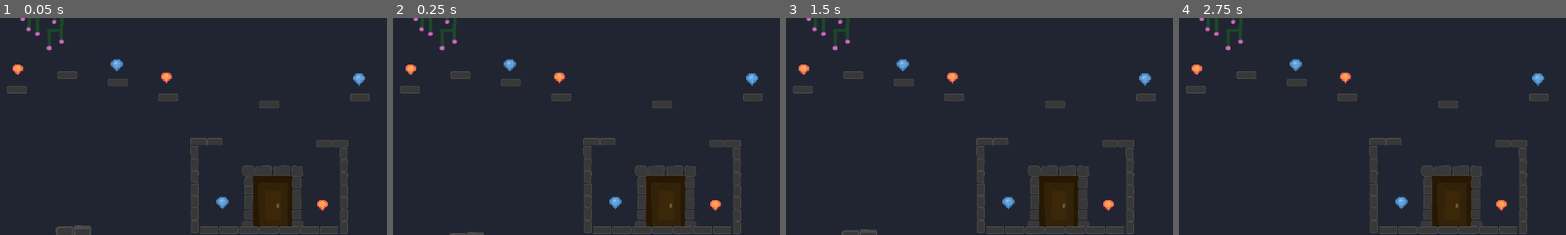
Above: before the commit, frames 1-4 (left to right).
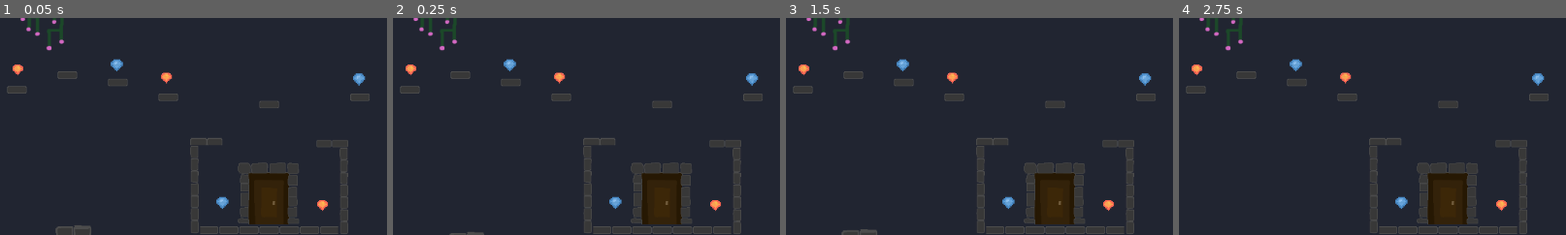
Above: after the commit, the same moments.

Repository: laksha-barath/github-repository
Game: Godot game, scene res://scenes/level3.tscn
Two runs of this game, one before a commit and one after it. Both use one fixed random seed, a clock stepped at 60 frames per second and the inputs below. This scene is started directly instead of the project's main scene.
Inputs (mouse positions are % of the whole screen's width and height, from its top left):
- Up to frame 1 (0.05 s): no input
- Up to frame 2 (0.25 s): no input
- Up to frame 3 (1.5 s): click (93, 24) at 0.5 s; click "RESTART" at 1.25 s
- Up to frame 4 (2.75 s): hold Right (p1_right) from 2.03 s (still down); tap A (p2_left) at 2.1 s; tap Up (p1_jump) at 2.27 s
The pictures show only the part of the screen within x 14-64%, y 14-64%; the shares and areas given below are measured in that part.

The runs differ from the first frame. In frame 1, 1.0% of the frame differs, in the area x 61-79%, y 66-97%; in frame 2, 1.0%; in frame 3, 1.0%; in frame 4, 1.0%.

Commit message:
gem collection sfx
added sfx to the players

Diff:
--- a/new-game-project/scenes/Bullet.tscn.gd
+++ b/new-game-project/scenes/Bullet.tscn.gd
@@ -9,8 +9,8 @@
 func _on_area_entered(area):
 	var player = area.get_parent()
 	if player.is_in_group("players"):
-		await get_tree().create_timer(0.2).timeout
-		get_tree().change_scene_to_file("res://scenes/game_over.tscn")
+		await get_tree().create_timer(0.1).timeout
+		get_tree().reload_current_scene()
 
 
 func _on_visible_on_screen_enabler_2d_screen_exited() -> void:
--- a/new-game-project/scenes/BulletSpawner.gd
+++ b/new-game-project/scenes/BulletSpawner.gd
@@ -16,7 +16,7 @@
 	var y = randf_range(50, 670)
 
 	if randi() % 2 == 0:
-		bullet.position = Vector2(-20, y)
+		bullet.position = Vector2(100, y)
 		bullet.direction = Vector2.RIGHT
 	else:
 		bullet.position = Vector2(1300, y)
--- a/new-game-project/scenes/bg_music.tscn
+++ b/new-game-project/scenes/bg_music.tscn
@@ -1,4 +1,6 @@
 [gd_scene format=3 uid="uid://ba72tpgnbuoda"]
+
+[ext_resource type="AudioStream" uid="uid://w7b5nki6u8f2" path="res://assets/Tame_Impala_-_Loser_(mp3.pm).mp3" id="1_3sx0t"]
 
 [node name="Control" type="Control" unique_id=1711678437]
 layout_mode = 3
@@ -11,5 +13,6 @@
 
 [node name="AudioStreamPlayer" type="AudioStreamPlayer" parent="." unique_id=1643193221]
 process_mode = 3
+stream = ExtResource("1_3sx0t")
 autoplay = true
 bus = &"Music"
--- a/new-game-project/scenes/fire.tscn
+++ b/new-game-project/scenes/fire.tscn
@@ -2,6 +2,7 @@
 
 [ext_resource type="Script" uid="uid://hcu6eus8pi0u" path="res://scripts/fire.gd" id="1_xqmqg"]
 [ext_resource type="Texture2D" uid="uid://c7uvvxwul16ba" path="res://assets/fire.png" id="2_g5mbl"]
+[ext_resource type="AudioStream" uid="uid://crtfjr0p572db" path="res://assets/driken5482-retro-coin-4-236671.mp3" id="3_g5mbl"]
 
 [sub_resource type="RectangleShape2D" id="RectangleShape2D_rach5"]
 size = Vector2(14, 15)
@@ -29,4 +30,7 @@
 position = Vector2(54, 538)
 shape = SubResource("RectangleShape2D_xqmqg")
 
+[node name="PickUpSound" type="AudioStreamPlayer2D" parent="." unique_id=231056769]
+stream = ExtResource("3_g5mbl")
+
 [connection signal="area_entered" from="Area2D" to="." method="_on_area_2d_area_entered"]
--- a/new-game-project/scenes/level3.tscn
+++ b/new-game-project/scenes/level3.tscn
@@ -19,7 +19,7 @@
 [ext_resource type="PackedScene" uid="uid://b8nr63q64me5y" path="res://scenes/settings_button.tscn" id="17_y1e0c"]
 
 [sub_resource type="RectangleShape2D" id="RectangleShape2D_b72m1"]
-size = Vector2(66, 85.75)
+size = Vector2(66, 76.875)
 
 [sub_resource type="TileSetAtlasSource" id="TileSetAtlasSource_6lxtr"]
 texture = ExtResource("5_7uttt")
@@ -83,11 +83,11 @@
 position = Vector2(3, 0)
 
 [node name="CollisionShape2D" type="CollisionShape2D" parent="door" unique_id=1664765547]
-position = Vector2(563, 368)
+position = Vector2(563, 363.5625)
 shape = SubResource("RectangleShape2D_b72m1")
 
 [node name="Screenshot20260624At12_42_57Pm" type="Sprite2D" parent="door" unique_id=2069990975]
-position = Vector2(571, 359.99997)
+position = Vector2(565, 356)
 scale = Vector2(0.14462404, 0.13585433)
 texture = ExtResource("4_6lxtr")
 
@@ -255,7 +255,7 @@
 label_settings = SubResource("LabelSettings_e40mx")
 metadata/_edit_use_anchors_ = true
 
-[node name="Control2" parent="." unique_id=643046507 instance=ExtResource("16_a114e")]
+[node name="setting_menu" parent="." unique_id=643046507 instance=ExtResource("16_a114e")]
 visible = false
 z_index = 2
 offset_left = 43.0
--- a/new-game-project/scenes/level_3.gd
+++ b/new-game-project/scenes/level_3.gd
@@ -1,5 +1,6 @@
 extends Node2D
 
+var max_gems : int = 5
 var time : int = 0
 var players_at_exit: int = 0
 var max_players: int = 2
@@ -8,9 +9,6 @@
 
 @onready var time_label: Label = $Timer/label4
 @export var timer : Timer
-
-
-
 
 
 func _ready() -> void:
@@ -28,15 +26,17 @@
 
 
 func _on_door_body_entered(body: Node2D) -> void:
-	if body is CharacterBody2D:
-		players_at_exit += 1
-		if players_at_exit >= max_players:
-			get_tree().change_scene_to_file("res://scenes/levels.tscn")
+		if body.gem_counter == max_gems:
+			players_at_exit += 1
+			if players_at_exit >= max_players:
+				get_tree().quit()
 
 
-func _on_door_body_exited(body: Node2D) -> void:
-	players_at_exit -=1
+func _door_exited(body: Node2D) -> void:
+	if body.gem_counter == max_gems:
+		players_at_exit -= 1
+
 
 func _on_button_pressed() -> void:
-	get_node("/root/Node2D/Control2").show()
+	get_node("/root/Node2D/setting_menu").show()
 	get_tree().paused = true
--- a/new-game-project/scenes/water.tscn
+++ b/new-game-project/scenes/water.tscn
@@ -2,6 +2,7 @@
 
 [ext_resource type="Script" uid="uid://8w3bxueubiq6" path="res://scripts/water.gd" id="1_s3811"]
 [ext_resource type="Texture2D" uid="uid://doyuhefwasyfx" path="res://assets/water .png" id="2_p1n2c"]
+[ext_resource type="AudioStream" uid="uid://crtfjr0p572db" path="res://assets/driken5482-retro-coin-4-236671.mp3" id="3_p1n2c"]
 
 [sub_resource type="RectangleShape2D" id="RectangleShape2D_ewrsg"]
 size = Vector2(10, 22)
@@ -29,4 +30,7 @@
 position = Vector2(30, 617)
 shape = SubResource("RectangleShape2D_s3811")
 
+[node name="PickUpSound" type="AudioStreamPlayer2D" parent="." unique_id=1221285466]
+stream = ExtResource("3_p1n2c")
+
 [connection signal="area_entered" from="Area2D" to="." method="_on_area_2d_area_entered"]
--- a/new-game-project/scripts/2_level.gd
+++ b/new-game-project/scripts/2_level.gd
@@ -26,8 +26,9 @@
 	time += 1
 	time_label.text = str(time)
 
+
 func _ready() -> void:
-	BgMusic.get_child(0).play()
+	BgMusic.get_child(0).stop()
 
 func _on_button_pressed() -> void:
 	get_node("/root/Node2D/Control2").show()
--- a/new-game-project/scripts/fire.gd
+++ b/new-game-project/scripts/fire.gd
@@ -5,7 +5,7 @@
 
 var gem_counter = 0
 
-
+@onready var PickupSound: AudioStreamPlayer2D = $PickUpSound
 @export var timer: Timer
 
 @onready var coin_label = %Label2
@@ -34,10 +34,11 @@
 func _on_area_2d_area_entered(area: Area2D) -> void:
 	if area.is_in_group("fire_gem"):
 		gem_counter += 1
+		PickupSound.play()
 		area.queue_free()
 		coin_label.text = str(gem_counter)
 
-	if area.is_in_group("common_damager") or area.is_in_group("water_damager"):
+	if area.is_in_group("water_damager"):
 		await get_tree().create_timer(0.1).timeout
 		get_tree().reload_current_scene()
 
--- a/new-game-project/scripts/game_screen.gd
+++ b/new-game-project/scripts/game_screen.gd
@@ -9,6 +9,7 @@
 
 @export var time_label : Label
 @export var timer : Timer
+
 
 
 func _ready() -> void:
@@ -29,6 +30,7 @@
 
 
 func _door_exited(body: Node2D) -> void:
+	if body.gem_counter == max_gems:
 		players_at_exit -= 1
 
 
--- a/new-game-project/scripts/pause_menu.gd
+++ b/new-game-project/scripts/pause_menu.gd
@@ -19,6 +19,5 @@
 func _on_quit_pressed() -> void:
 	get_tree().quit()
 
-#func _ready() -> void:
-	#BgMusic.hide()
-	#BgMusic.get_child(0).stop()
+func _ready() -> void:
+	BgMusic.get_child(0).stop()
--- a/new-game-project/scripts/water.gd
+++ b/new-game-project/scripts/water.gd
@@ -6,6 +6,7 @@
 var gem_counter = 0
 @export var timer: Timer
 @onready var coin_label = %Label
+@onready var PickupSound: AudioStreamPlayer2D = $PickUpSound
 
 
 func _physics_process(delta: float) -> void:
@@ -30,12 +31,12 @@
 func _on_area_2d_area_entered(area: Area2D) -> void:
 	if area.is_in_group("water_gem"):
 		gem_counter += 1
+		PickupSound.play()
 		area.queue_free()
 		coin_label.text = str(gem_counter)
 	if area.is_in_group("common_damager") or area.is_in_group("fire_damager"):
-		await get_tree().create_timer(0.4).timeout
-		get_tree().change_scene_to_file("res://scenes/game_over.tscn")
-
+		await get_tree().create_timer(0.1).timeout
+		get_tree().reload_current_scene()
 
 
 func die():
Not shown, added: new-game-project/assets/driken5482-retro-coin-4-236671.mp3.import
Not shown, added: new-game-project/assets/driken5482-retro-coin-4-236671.mp3
